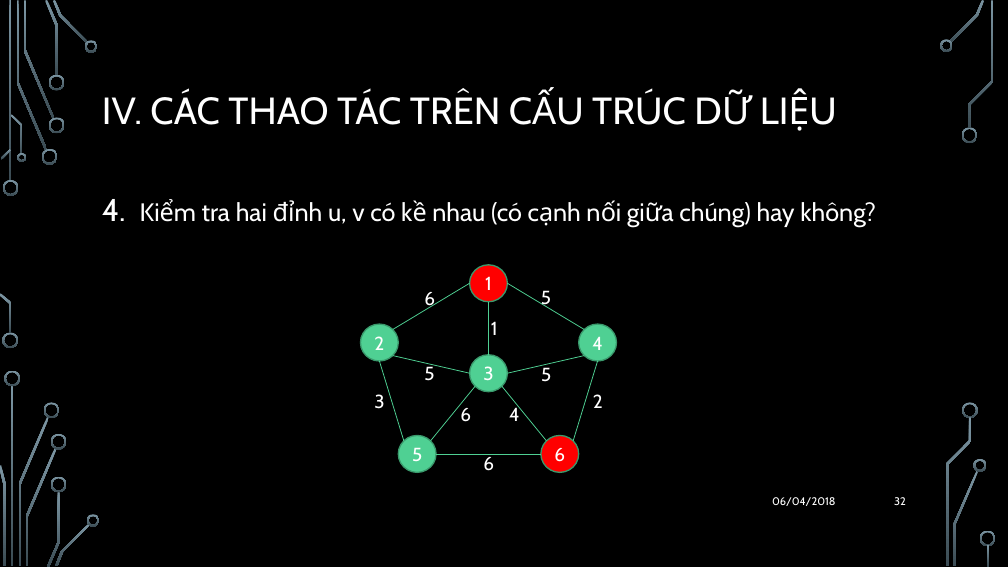
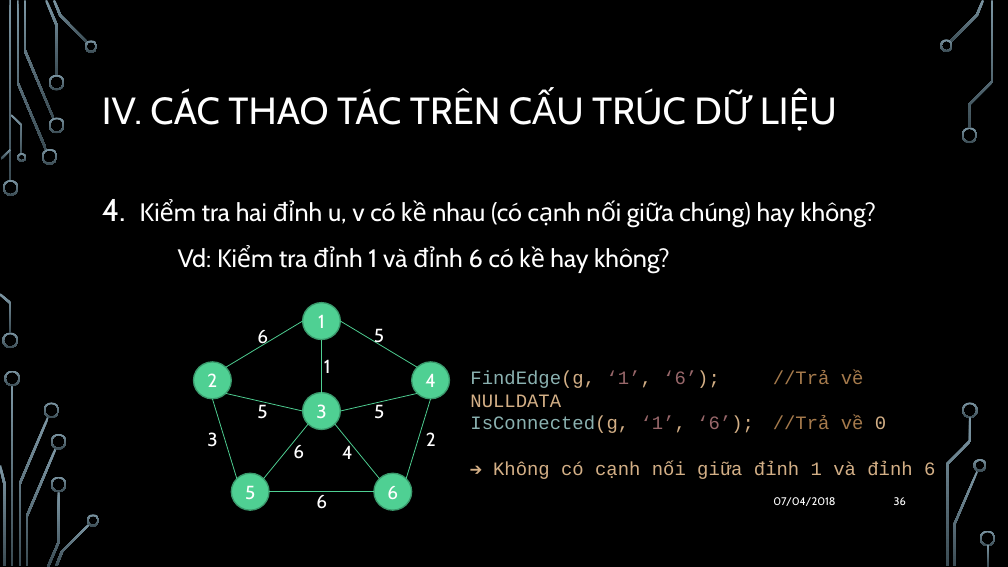
Before and after one commit to quocthang0507/CTDL-TG2, a slide deck: slide 36 of BaoCao/ThuyetTrinh.pptx (slide 32 before the commit). Drawn at 1008x567 pixels with LibreOffice and Linux fonts; fonts in the diff are those of the drawing; background and template pictures are left out. Boxes give left, top, right and bottom in pixels: in the first picture for what was removed or moved away, otherwise in the second. Text is boxed around its words. In the diff, an @@ line names an element or a change of style, - is before the commit and + after.

```diff
--- a/BaoCao/ThuyetTrinh.pptx
+++ b/BaoCao/ThuyetTrinh.pptx
@@ text at (x1=178, y1=248, x2=670, y2=273): paragraph added @@
+Vd: Kiểm tra đỉnh 1 và đỉnh 6 có kề hay không?
@@ ellipse "1" at (x1=302, y1=302, x2=340, y2=340): fill #FF0000 to #4FD093 @@
@@ 4 texts, 2 lines, 1 ellipse moved together from (x1=374, y1=284, x2=585, y2=473) to (x1=207, y1=321, x2=417, y2=510) @@
@@ text added at (x1=470, y1=371, x2=935, y2=479), 18 pt, text #D3AF86 @@
+FindEdge(g, ‘1’, ‘6’); //Trả về NULLDATA
+IsConnected(g, ‘1’, ‘6’); //Trả về 0
+➔ Không có cạnh nối giữa đỉnh 1 và đỉnh 6
@@ line moved from (380, 361) - (404, 441) to (212, 399) - (237, 479) @@
@@ 7 lines, 6 texts, 2 ellipses moved together from (x1=361, y1=290, x2=616, y2=471) to (x1=194, y1=328, x2=450, y2=509) @@
@@ 3 ellipses moved together from (x1=399, y1=265, x2=507, y2=473) to (x1=231, y1=302, x2=340, y2=510) @@
@@ ellipse "6" at (x1=374, y1=473, x2=412, y2=510): fill #FF0000 to #4FD093 @@
@@ text at (x1=773, y1=497, x2=835, y2=506): text changed @@
-06/04/2018
+07/04/2018
@@ page number at (x1=894, y1=497, x2=906, y2=505): text changed @@
-32
+36
```
Also in this commit, not shown: 44 other slides changed, 9 slides added, 3 other files.
